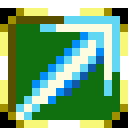
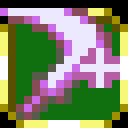
Revision of a layered 128x128 image; what changed, layer by layer:
painted on "Background" over <box>0,8,120,120</box>
